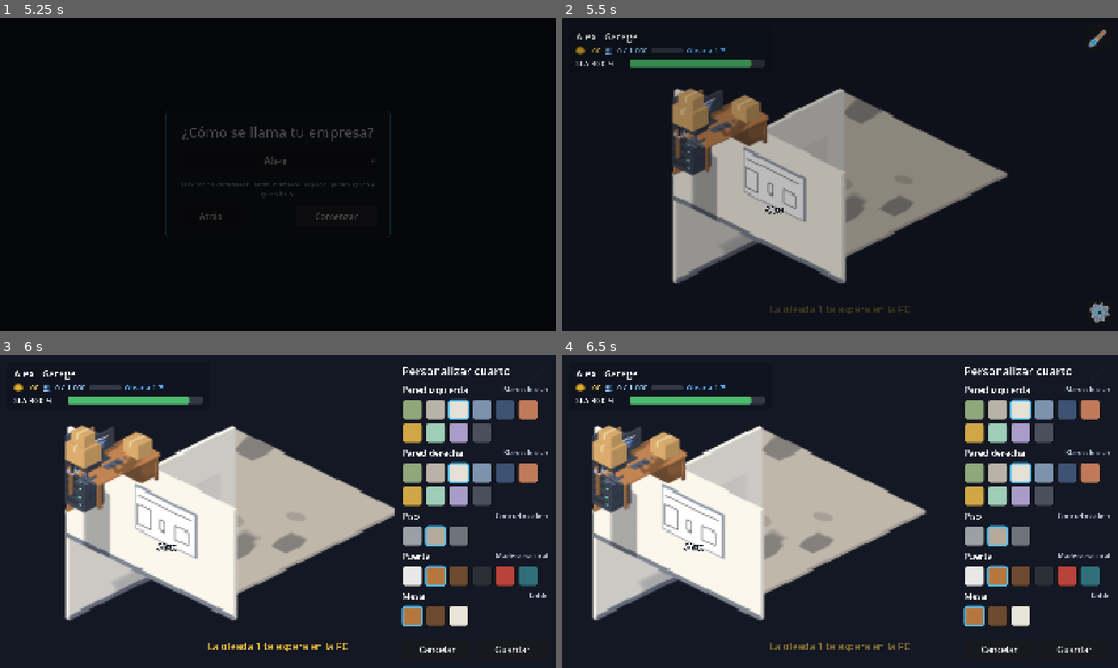
Above: before the commit, frames 1-4 (two rows, left to right).
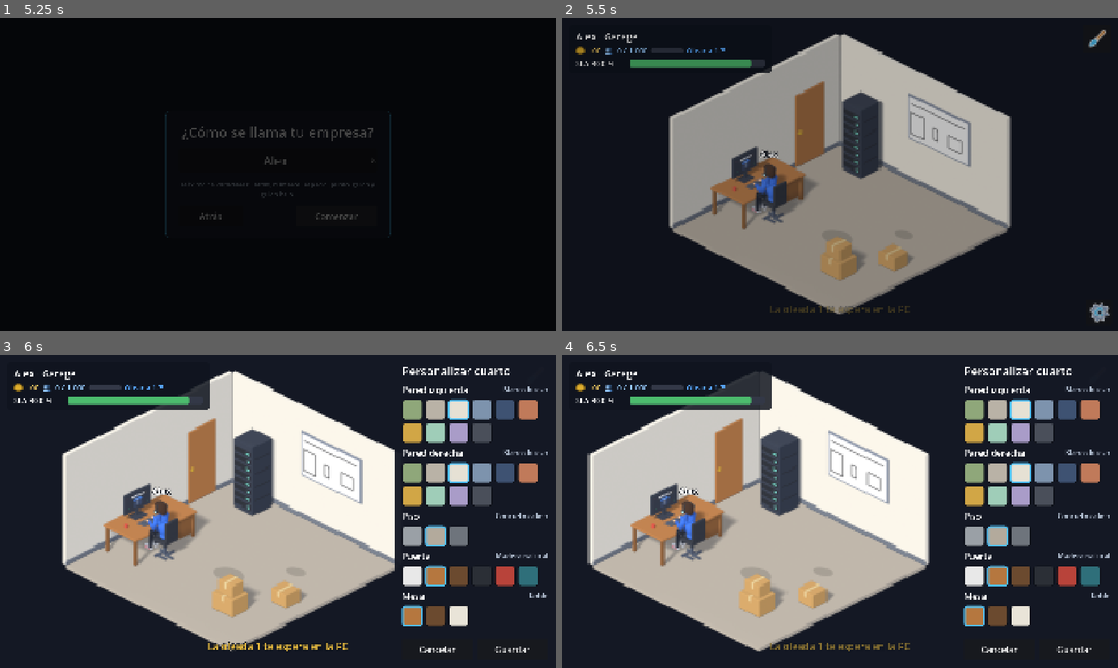
Above: after the commit, the same moments.

Repository: SaidSar/server-flow-2d
Game: Godot game, scene res://scenes/main/main.tscn
Same seed, same stepped clock (60 frames per second), same inputs: the game is played once before the commit and once after it.
Inputs (mouse positions are in pixels of both pictures, inside the frame that each line leads up to):
- Up to frame 1 (5.25 s): click "Nueva partida" at 0.5 s; move the mouse to (400, 158) at 1.27 s; click (400, 158) at 1.42 s; move the mouse to (166, 190) at 2.02 s; click (166, 190) at 2.17 s; click (278, 161) at 2.77 s; type "Alex" at 2.85 s; click "Siguiente" at 3.5 s; click (278, 161) at 4.27 s; type "Alex" at 4.35 s; click "Comenzar" at 5 s
- Up to frame 2 (5.5 s): no input
- Up to frame 3 (6 s): click (533, 376) at 5.75 s
- Up to frame 4 (6.5 s): no input

Frame 1 is identical in both runs. In frame 2, 35% of the frame differs, in the area x 19-81%, y 4-95%; in frame 3, 35%; in frame 4, 36%, in the area x 4-67%, y 5-95%.

Commit message:
refactor: colocar cada capa en su offset con Customization.apply_layer
Las capas recortadas se colocan según layer_offsets.json. apply_layer
asigna textura y posición juntas para colores del pincel, rack y poses
de Alex. La cámara se centra en el lienzo 2x en vez de usar el tamaño
de la textura del piso.

Co-Authored-By: Claude Opus 5.5 <noreply@anthropic.com>

Diff:
--- a/scenes/characters/avatar.tscn
+++ b/scenes/characters/avatar.tscn
@@ -12,6 +12,7 @@
 
 [node name="Sprite" type="Sprite2D" parent="."]
 unique_name_in_owner = true
+position = Vector2(384, 600)
 texture = ExtResource("2_typing_a")
 centered = false
 
--- a/scenes/rooms/garage.tscn
+++ b/scenes/rooms/garage.tscn
@@ -19,24 +19,31 @@
 rack_saturated_texture = ExtResource("7_rack_saturated")
 
 [node name="Floor" parent="Layers" index="0"]
+position = Vector2(24, 512)
 texture = ExtResource("2_floor")
 
 [node name="WallLeft" parent="Layers" index="1"]
+position = Vector2(8, 8)
 texture = ExtResource("3_wall_left")
 
 [node name="WallRight" parent="Layers" index="2"]
+position = Vector2(784, 8)
 texture = ExtResource("4_wall_right")
 
 [node name="Door" parent="Layers" index="3"]
+position = Vector2(584, 224)
 texture = ExtResource("5_door")
 
 [node name="Rack" parent="Layers" index="4"]
+position = Vector2(800, 272)
 texture = ExtResource("6_rack_ok")
 
 [node name="Desk" parent="Layers" index="5"]
+position = Vector2(192, 520)
 texture = ExtResource("8_desk")
 
 [node name="Boxes" parent="Layers" index="7"]
+position = Vector2(704, 944)
 texture = ExtResource("9_boxes")
 
 [node name="Shape" parent="Layers/PcArea" index="0"]
--- a/scripts/autoload/customization.gd
+++ b/scripts/autoload/customization.gd
@@ -1,6 +1,8 @@
 extends Node
 ## Autoload "Customization": catálogo de colores del cuarto.
 ## Lee paleta.json, valida ids guardados y resuelve la textura de cada capa.
+## Lee layer_offsets.json: los PNG de las capas están recortados a su contenido y cada uno
+## se coloca en su offset dentro del lienzo 2x (ver apply_layer).
 
 ## Capas personalizables, en el orden en que aparecen en el panel.
 const LAYER_ORDER: Array[StringName] = [&"pared_izq", &"pared_der", &"piso", &"puerta", &"mesa"]
@@ -31,11 +33,19 @@
 	&"mesa": &"roble",
 }
 
+## Lienzo 2x sobre el que se renderizaron todas las capas del cuarto.
+const DEFAULT_CANVAS_SIZE := Vector2(1592, 1318)
+
 var catalog: CustomizationCatalog
+## Tamaño del lienzo 2x, leído de layer_offsets.json.
+var canvas_size := DEFAULT_CANVAS_SIZE
+## "<carpeta>/<archivo>" (p. ej. "piso/concreto_calido") → posición en el lienzo 2x.
+var _layer_offsets: Dictionary[String, Vector2] = {}
 
 
 func _ready() -> void:
 	catalog = CustomizationCatalog.from_palette_json(Paths.PALETTE_JSON)
+	_load_layer_offsets(Paths.LAYER_OFFSETS_JSON)
 
 
 func get_options(layer: StringName) -> Array[CustomizationOption]:
@@ -83,5 +93,45 @@
 	return load(path) as Texture2D
 
 
+## Única forma de asignar la textura de una capa: textura y posición cambian juntas,
+## porque cada variante (color o pose) puede tener un offset distinto.
+func apply_layer(sprite: Sprite2D, texture: Texture2D) -> void:
+	sprite.texture = texture
+	sprite.centered = false
+	sprite.position = get_layer_offset(texture)
+
+
+## Posición de una textura en el lienzo 2x. Su clave sale de la ruta: .../<carpeta>/<archivo>.png.
+func get_layer_offset(texture: Texture2D) -> Vector2:
+	if texture == null:
+		return Vector2.ZERO
+	var key := get_layer_key(texture.resource_path)
+	if _layer_offsets.has(key):
+		return _layer_offsets[key]
+	# Una capa sin recortar ocupa el lienzo completo y va en el origen.
+	if texture.get_size() != canvas_size:
+		push_warning("La capa %s está recortada pero no tiene offset en layer_offsets.json." % key)
+	return Vector2.ZERO
+
+
+func get_layer_key(texture_path: String) -> String:
+	return "%s/%s" % [texture_path.get_base_dir().get_file(), texture_path.get_file().get_basename()]
+
+
+func _load_layer_offsets(path: String) -> void:
+	var parsed: Variant = JSON.parse_string(FileAccess.get_file_as_string(path))
+	if not parsed is Dictionary:
+		push_error("No se pudo leer %s" % path)
+		return
+	var data: Dictionary = parsed
+	var canvas: Array = data.get("canvas", [])
+	if canvas.size() == 2:
+		canvas_size = Vector2(float(canvas[0]), float(canvas[1]))
+	var layers: Dictionary = data.get("capas", {})
+	for key: String in layers:
+		var entry: Dictionary = layers[key]
+		_layer_offsets[key] = Vector2(float(entry.get("x", 0.0)), float(entry.get("y", 0.0)))
+
+
 func _group_of(layer: StringName) -> StringName:
 	return StringName(str(LAYER_GROUPS.get(layer, "")))
--- a/scripts/characters/avatar.gd
+++ b/scripts/characters/avatar.gd
@@ -1,7 +1,7 @@
 class_name Avatar
 extends Node2D
 ## Personaje sentado en la PC. Alterna los cuadros de tecleo; con estrés muestra otro sprite.
-## Los sprites están renderizados sobre el mismo lienzo 2x que el cuarto.
+## Los sprites son recortes del mismo lienzo 2x que el cuarto; cada pose tiene su propio offset.
 
 const TYPING_FRAME_SECONDS := 0.25
 
@@ -51,6 +51,6 @@
 
 func _refresh_texture() -> void:
 	if _is_stressed and stressed_texture != null:
-		_sprite.texture = stressed_texture
+		Customization.apply_layer(_sprite, stressed_texture)
 	elif not typing_textures.is_empty():
-		_sprite.texture = typing_textures[_frame]
+		Customization.apply_layer(_sprite, typing_textures[_frame])
--- a/scripts/paths.gd
+++ b/scripts/paths.gd
@@ -12,6 +12,8 @@
 
 # Datos y recursos
 const PALETTE_JSON := "res://data/customization/paleta.json"
+## Posición de cada capa recortada en el lienzo 2x del cuarto.
+const LAYER_OFFSETS_JSON := "res://data/customization/layer_offsets.json"
 const CUSTOMIZATION_CATALOG := "res://resources/customization/customization_catalog.tres"
 const SIMULATION_CONFIG := "res://resources/simulation/simulation_config.tres"
 ## Mejora por id: resources/upgrades/<id>.tres
--- a/scripts/rooms/room_base.gd
+++ b/scripts/rooms/room_base.gd
@@ -1,7 +1,8 @@
 class_name RoomBase
 extends Node2D
-## Cuarto isométrico base. Las capas son PNG del mismo lienzo 2x, apiladas sin offset
-## dentro de Layers (escala 0.5). Cada cuarto hereda esta escena y asigna sus texturas.
+## Cuarto isométrico base. Las capas son PNG recortados de un mismo lienzo 2x; cada uno se
+## coloca en su offset (Customization.apply_layer) dentro de Layers (escala 0.5).
+## Cada cuarto hereda esta escena y asigna sus texturas.
 ## Clic en la PC → zoom al monitor → dashboard.
 
 const CAMERA_ZOOM_ROOM := Vector2(1.5, 1.5)
@@ -16,7 +17,9 @@
 @export var rack_saturated_texture: Texture2D
 
 @onready var _camera: Camera2D = %Camera
+@onready var _layers: Node2D = %Layers
 @onready var _rack: Sprite2D = %Rack
+@onready var _boxes: Sprite2D = %Boxes
 @onready var _avatar: Avatar = %Avatar
 @onready var _pc_area: Area2D = %PcArea
 @onready var _monitor_focus: Marker2D = %MonitorFocus
@@ -42,6 +45,7 @@
 
 	for layer: StringName in _layer_sprites:
 		_apply_color(layer, GameState.get_color(layer))
+	Customization.apply_layer(_boxes, _boxes.texture)
 	_avatar.set_display_name(GameState.avatar_name)
 	_set_saturated(Simulation.is_saturated)
 
@@ -69,20 +73,18 @@
 func _apply_color(layer: StringName, option_id: StringName) -> void:
 	var sprite: Sprite2D = _layer_sprites.get(layer)
 	if sprite != null:
-		sprite.texture = Customization.load_layer_texture(room_id, layer, option_id)
+		Customization.apply_layer(sprite, Customization.load_layer_texture(room_id, layer, option_id))
 
 
 func _set_saturated(saturated: bool) -> void:
-	_rack.texture = rack_saturated_texture if saturated else rack_ok_texture
+	Customization.apply_layer(_rack, rack_saturated_texture if saturated else rack_ok_texture)
 	_avatar.set_stressed(saturated)
 
 
-## Centro del cuarto en coordenadas del mundo (el lienzo se dibuja desde el origen).
+## Centro del cuarto en coordenadas del mundo: el centro del lienzo 2x, que empieza en el origen
+## de Layers. No usa el tamaño de las texturas porque están recortadas.
 func _get_overview_position() -> Vector2:
-	var floor_sprite := _layer_sprites[&"piso"]
-	if floor_sprite.texture == null:
-		return Vector2.ZERO
-	return floor_sprite.to_global(floor_sprite.texture.get_size() * 0.5)
+	return _layers.to_global(Customization.canvas_size * 0.5)
 
 
 func _on_pc_area_input_event(_viewport: Node, event: InputEvent, _shape_index: int) -> void:
